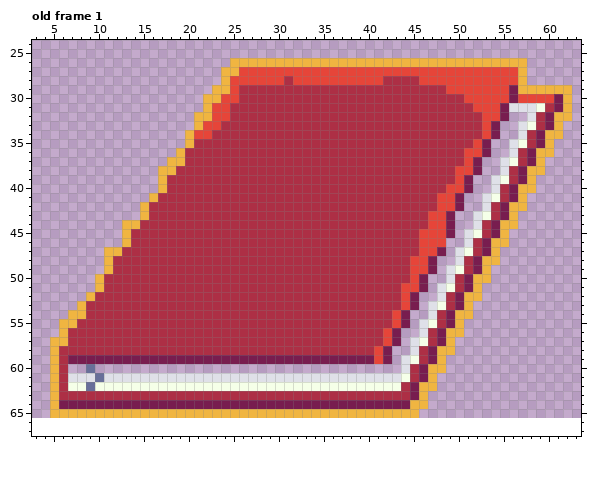
Pixel-art file, stored at assets/final/binder.aseprite. The picture above is the old version.
69x46 pixels, 1 frame. Shown: old frame 1: x 3..63, y 24..67. The old version is drawn lined up with the new one, on the new canvas. The commit also changed other frames, which this record leaves out.
The result:
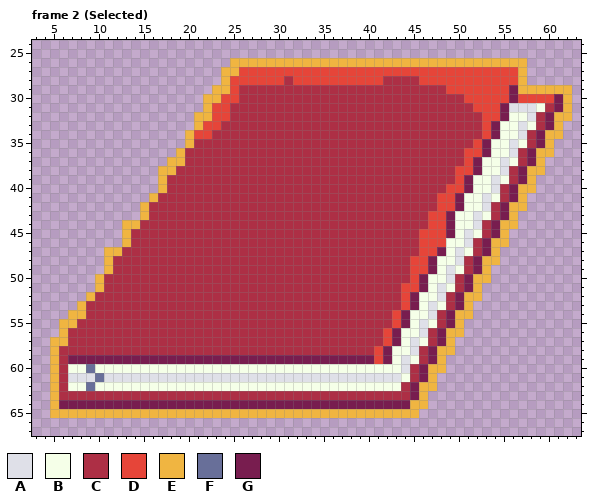
Palette (. is transparent): A #dfe0e8  B #f5ffe8  C #ad2f45  D #e64539  E #f0b541  F #686f99  G #781d4f
A new or re-ordered frame is compared with the old frame closest to it.
What changed:
canvas 69x46 -> 69x85, the old top-left corner now at 0,20
frames 1 -> 26
--- frame 2 (Selected) is new; against old frame 1
@@ x 3..63 @@
 31 ...................EDDCCCCCCCCCCCCCCCCCCCCCCCCCCCDDDGAAABCGE.
-32 ..................EEDDCCCCCCCCCCCCCCCCCCCCCCCCCCCCDDG..ACGEE.
-33 ..................EDDCCCCCCCCCCCCCCCCCCCCCCCCCCCCCDG..ABCGE..
-34 .................EDDCCCCCCCCCCCCCCCCCCCCCCCCCCCCCCDG..ACGEE..
-35 .................ECCCCCCCCCCCCCCCCCCCCCCCCCCCCCCCDG..ABCGE...
-36 ................ECCCCCCCCCCCCCCCCCCCCCCCCCCCCCCCDDG..ACGEE...
-37 ...............EECCCCCCCCCCCCCCCCCCCCCCCCCCCCCCCDG..ABCGE....
-38 ..............EECCCCCCCCCCCCCCCCCCCCCCCCCCCCCCCDDG..ACGEE....
-39 ..............ECCCCCCCCCCCCCCCCCCCCCCCCCCCCCCCCDG..ABCGE.....
-40 ..............ECCCCCCCCCCCCCCCCCCCCCCCCCCCCCCCDDG..ACGEE.....
-41 .............ECCCCCCCCCCCCCCCCCCCCCCCCCCCCCCCDDG..ABCGE......
-42 ............ECCCCCCCCCCCCCCCCCCCCCCCCCCCCCCCCDDG..ACGEE......
-43 ............ECCCCCCCCCCCCCCCCCCCCCCCCCCCCCCCDDG..ABCGE.......
-44 ..........EECCCCCCCCCCCCCCCCCCCCCCCCCCCCCCCCDDG..ACGEE.......
-45 ..........ECCCCCCCCCCCCCCCCCCCCCCCCCCCCCCCCDDDG.ABCGE........
-46 ..........ECCCCCCCCCCCCCCCCCCCCCCCCCCCCCCCCDDD..ACGEE........
-47 ........EECCCCCCCCCCCCCCCCCCCCCCCCCCCCCCCCCDDG.ABCGE.........
-48 ........ECCCCCCCCCCCCCCCCCCCCCCCCCCCCCCCCCDDG..ACGEE.........
-49 ........ECCCCCCCCCCCCCCCCCCCCCCCCCCCCCCCCCDDG.ABCGE..........
-50 .......ECCCCCCCCCCCCCCCCCCCCCCCCCCCCCCCCCCDG..ACGEE..........
-51 .......ECCCCCCCCCCCCCCCCCCCCCCCCCCCCCCCCCDDG.ABCGE...........
-52 ......ECCCCCCCCCCCCCCCCCCCCCCCCCCCCCCCCCCDG..ACGEE...........
-53 .....ECCCCCCCCCCCCCCCCCCCCCCCCCCCCCCCCCCCDG.ABCGE............
-54 ....EECCCCCCCCCCCCCCCCCCCCCCCCCCCCCCCCCCDG..ACGEE............
-55 ...EECCCCCCCCCCCCCCCCCCCCCCCCCCCCCCCCCCCDG.ABCGE.............
-56 ...ECCCCCCCCCCCCCCCCCCCCCCCCCCCCCCCCCCCDG..ACGEE.............
-57 ..EECCCCCCCCCCCCCCCCCCCCCCCCCCCCCCCCCCCDG.ABCGE..............
-58 ..ECCCCCCCCCCCCCCCCCCCCCCCCCCCCCCCCCCCDG..ACGEE..............
-59 ..ECGGGGGGGGGGGGGGGGGGGGGGGGGGGGGGGGGGDG.ABCGE...............
-60 ..EC..F..................................ACGEE...............
+32 ..................EEDDCCCCCCCCCCCCCCCCCCCCCCCCCCCCDDGBBACGEE.
+33 ..................EDDCCCCCCCCCCCCCCCCCCCCCCCCCCCCCDGBBABCGE..
+34 .................EDDCCCCCCCCCCCCCCCCCCCCCCCCCCCCCCDGBBACGEE..
+35 .................ECCCCCCCCCCCCCCCCCCCCCCCCCCCCCCCDGBBABCGE...
+36 ................ECCCCCCCCCCCCCCCCCCCCCCCCCCCCCCCDDGBBACGEE...
+37 ...............EECCCCCCCCCCCCCCCCCCCCCCCCCCCCCCCDGBBABCGE....
+38 ..............EECCCCCCCCCCCCCCCCCCCCCCCCCCCCCCCDDGBBACGEE....
+39 ..............ECCCCCCCCCCCCCCCCCCCCCCCCCCCCCCCCDGBBABCGE.....
+40 ..............ECCCCCCCCCCCCCCCCCCCCCCCCCCCCCCCDDGBBACGEE.....
+41 .............ECCCCCCCCCCCCCCCCCCCCCCCCCCCCCCCDDGBBABCGE......
+42 ............ECCCCCCCCCCCCCCCCCCCCCCCCCCCCCCCCDDGBBACGEE......
+43 ............ECCCCCCCCCCCCCCCCCCCCCCCCCCCCCCCDDGBBABCGE.......
+44 ..........EECCCCCCCCCCCCCCCCCCCCCCCCCCCCCCCCDDGBBACGEE.......
+45 ..........ECCCCCCCCCCCCCCCCCCCCCCCCCCCCCCCCDDDGBABCGE........
+46 ..........ECCCCCCCCCCCCCCCCCCCCCCCCCCCCCCCCDDDBBACGEE........
+47 ........EECCCCCCCCCCCCCCCCCCCCCCCCCCCCCCCCCDDGBABCGE.........
+48 ........ECCCCCCCCCCCCCCCCCCCCCCCCCCCCCCCCCDDGBBACGEE.........
+49 ........ECCCCCCCCCCCCCCCCCCCCCCCCCCCCCCCCCDDGBABCGE..........
+50 .......ECCCCCCCCCCCCCCCCCCCCCCCCCCCCCCCCCCDGBBACGEE..........
+51 .......ECCCCCCCCCCCCCCCCCCCCCCCCCCCCCCCCCDDGBABCGE...........
+52 ......ECCCCCCCCCCCCCCCCCCCCCCCCCCCCCCCCCCDGBBACGEE...........
+53 .....ECCCCCCCCCCCCCCCCCCCCCCCCCCCCCCCCCCCDGBABCGE............
+54 ....EECCCCCCCCCCCCCCCCCCCCCCCCCCCCCCCCCCDGBBACGEE............
+55 ...EECCCCCCCCCCCCCCCCCCCCCCCCCCCCCCCCCCCDGBABCGE.............
+56 ...ECCCCCCCCCCCCCCCCCCCCCCCCCCCCCCCCCCCDGBBACGEE.............
+57 ..EECCCCCCCCCCCCCCCCCCCCCCCCCCCCCCCCCCCDGBABCGE..............
+58 ..ECCCCCCCCCCCCCCCCCCCCCCCCCCCCCCCCCCCDGBBACGEE..............
+59 ..ECGGGGGGGGGGGGGGGGGGGGGGGGGGGGGGGGGGDGBABCGE...............
+60 ..ECBBFBBBBBBBBBBBBBBBBBBBBBBBBBBBBBBBBBBACGEE...............
 61 ..ECAAAFAAAAAAAAAAAAAAAAAAAAAAAAAAAAAAAAABCGE................
